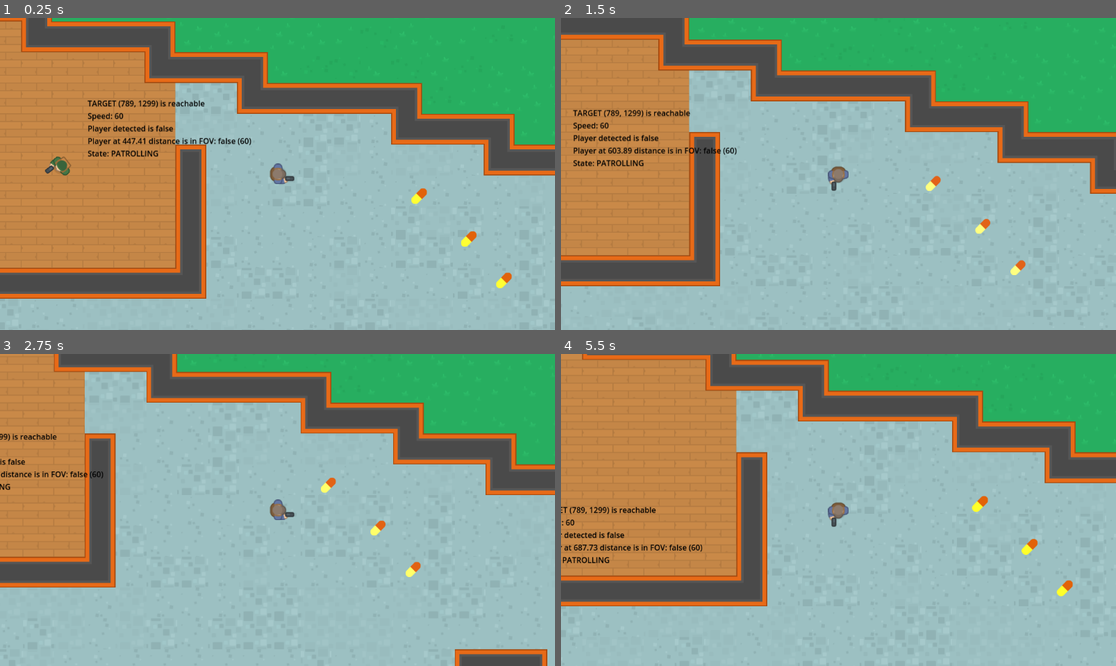
Above: before the commit, frames 1-4 (two rows, left to right).
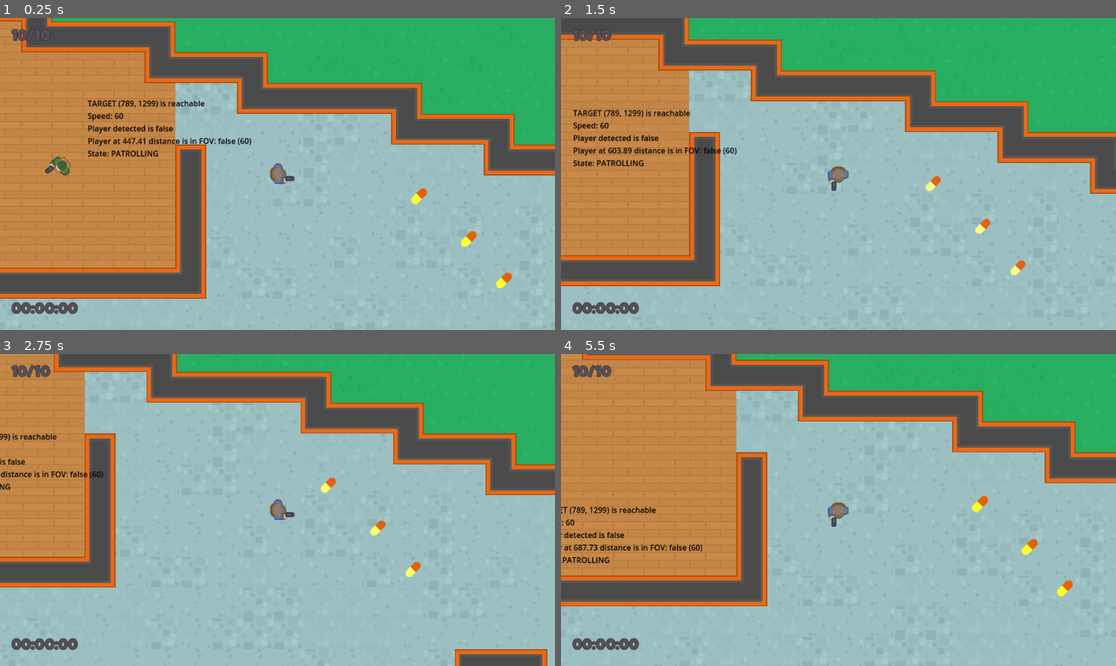
Above: after the commit, the same moments.

Repository: fj0lverkr/do-not-mind-me
Game: Godot game, scene res://scenes/level_map/level_map.tscn
Same seed, same stepped clock (60 frames per second), same inputs: the game is played once before the commit and once after it. Sound files missing from this copy of the repository are replaced by a short silence.
Inputs:
- Up to frame 1 (0.25 s): no input
- Up to frame 2 (1.5 s): hold D (right) 0.53-1.28 s; hold S (down) from 1.28 s (still down)
- Up to frame 3 (2.75 s): release S (down) at 2.03 s; hold D (right) from 2.03 s (still down)
- Up to frame 4 (5.5 s): release D (right) at 2.78 s; hold W (up) 2.78-3.53 s; hold A (left) 3.53-5.03 s; hold S (down) from 5.03 s (still down)

The runs differ from the first frame. In frame 1, 0.5% of the frame differs, in the area x 2-15%, y 3-95%; in frame 2, 0.5%; in frame 3, 0.6%; in frame 4, 0.6%.

Commit message:
Basic UI setup and hooked up game over conditions

Diff:
--- a/assets/lg_d_blue_32.tres
+++ b/assets/lg_d_blue_32.tres
@@ -1,10 +1,10 @@
 [gd_resource type="LabelSettings" load_steps=2 format=3 uid="uid://rqw8bae54mjb"]
 
-[ext_resource type="FontFile" uid="uid://dpqfxkyexagg0" path="res://assets/fonts/LuckiestGuy-Regular.ttf" id="1_g2vrt"]
+[ext_resource type="FontFile" uid="uid://dkkfk4sra13ad" path="res://assets/fonts/LuckiestGuy-Regular.ttf" id="1_g2vrt"]
 
 [resource]
 font = ExtResource("1_g2vrt")
 font_size = 32
-font_color = Color(0.0509804, 0.196078, 0.4, 1)
+font_color = Color(0.337255, 0.305882, 0.345098, 1)
 outline_size = 3
-outline_color = Color(0.0784314, 0.0784314, 0.372549, 1)
+outline_color = Color(0.145098, 0.14902, 0.152941, 1)
--- /dev/null
+++ b/assets/lg_ecru_64.tres
@@ -0,0 +1,10 @@
+[gd_resource type="LabelSettings" load_steps=2 format=3 uid="uid://cqwnyvkv5gmxq"]
+
+[ext_resource type="FontFile" uid="uid://dkkfk4sra13ad" path="res://assets/fonts/LuckiestGuy-Regular.ttf" id="1_57ouc"]
+
+[resource]
+font = ExtResource("1_57ouc")
+font_size = 64
+font_color = Color(0.74902, 0.705882, 0.560784, 1)
+outline_size = 6
+outline_color = Color(0.145098, 0.14902, 0.152941, 1)
--- a/assets/lg_l_green_48.tres
+++ b/assets/lg_l_green_48.tres
@@ -1,10 +1,10 @@
 [gd_resource type="LabelSettings" load_steps=2 format=3 uid="uid://kia12kj3mcg4"]
 
-[ext_resource type="FontFile" uid="uid://dpqfxkyexagg0" path="res://assets/fonts/LuckiestGuy-Regular.ttf" id="1_l61m6"]
+[ext_resource type="FontFile" uid="uid://dkkfk4sra13ad" path="res://assets/fonts/LuckiestGuy-Regular.ttf" id="1_l61m6"]
 
 [resource]
 font = ExtResource("1_l61m6")
 font_size = 48
-font_color = Color(0.309804, 0.72549, 0.0941176, 1)
+font_color = Color(0.94902, 0.937255, 0.913725, 1)
 outline_size = 6
-outline_color = Color(0.0784314, 0.0784314, 0.372549, 1)
+outline_color = Color(0.145098, 0.14902, 0.152941, 1)
--- /dev/null
+++ b/assets/lg_wenge_32.tres
@@ -0,0 +1,10 @@
+[gd_resource type="LabelSettings" load_steps=2 format=3 uid="uid://db1v5xdrewxnc"]
+
+[ext_resource type="FontFile" uid="uid://dkkfk4sra13ad" path="res://assets/fonts/LuckiestGuy-Regular.ttf" id="1_wlwgy"]
+
+[resource]
+font = ExtResource("1_wlwgy")
+font_size = 32
+font_color = Color(0.337255, 0.305882, 0.345098, 1)
+outline_size = 3
+outline_color = Color(0.145098, 0.14902, 0.152941, 1)
--- /dev/null
+++ b/assets/lg_white_48.tres
@@ -0,0 +1,10 @@
+[gd_resource type="LabelSettings" load_steps=2 format=3 uid="uid://dlk1gjod4scxd"]
+
+[ext_resource type="FontFile" uid="uid://dkkfk4sra13ad" path="res://assets/fonts/LuckiestGuy-Regular.ttf" id="1_ht2qj"]
+
+[resource]
+font = ExtResource("1_ht2qj")
+font_size = 48
+font_color = Color(0.94902, 0.937255, 0.913725, 1)
+outline_size = 6
+outline_color = Color(0.145098, 0.14902, 0.152941, 1)
--- a/scenes/bullet/bullet.gd
+++ b/scenes/bullet/bullet.gd
@@ -41,3 +41,5 @@
 
 func _on_body_entered(body: Node2D) -> void:
     _remove_bullet(not body is Player)
+    if body is Player:
+        SignalBus.on_exit.emit(false)
--- a/scenes/exit/exit.gd
+++ b/scenes/exit/exit.gd
@@ -17,4 +17,4 @@
 		return
 
 	set_deferred("monitoring", false)
-	SignalBus.on_exit.emit()
+	SignalBus.on_exit.emit(true)
--- /dev/null
+++ b/scenes/game_ui/game_ui.gd
@@ -0,0 +1,22 @@
+class_name GameUi
+extends Control
+
+@onready
+var _label_pickups: Label = $MC/LabelPickups
+@onready
+var _label_exit: Label = $MC/LabelExit
+@onready
+var _label_timer: Label = $MC/LabelTimer
+@onready
+var _game_over_rect: ColorRect = $GameOverRect
+@onready
+var _game_over_label: Label = $GameOverRect/Label
+
+
+func _ready() -> void:
+    SignalBus.on_exit.connect(_on_exit)
+
+
+func _on_exit(win: bool) -> void:
+    _game_over_label.text = "You win!" if win else "You died!"
+    _game_over_rect.show()
--- /dev/null
+++ b/scenes/game_ui/game_ui.tscn
@@ -0,0 +1,75 @@
+[gd_scene load_steps=5 format=3 uid="uid://dy6v1cfdcw0lk"]
+
+[ext_resource type="LabelSettings" uid="uid://db1v5xdrewxnc" path="res://assets/lg_wenge_32.tres" id="1_bqbs3"]
+[ext_resource type="Script" path="res://scenes/game_ui/game_ui.gd" id="1_nvhwp"]
+[ext_resource type="LabelSettings" uid="uid://dlk1gjod4scxd" path="res://assets/lg_white_48.tres" id="2_6jaj6"]
+[ext_resource type="LabelSettings" uid="uid://cqwnyvkv5gmxq" path="res://assets/lg_ecru_64.tres" id="3_jvh2w"]
+
+[node name="GameUI" type="Control"]
+layout_mode = 3
+anchors_preset = 15
+anchor_right = 1.0
+anchor_bottom = 1.0
+grow_horizontal = 2
+grow_vertical = 2
+script = ExtResource("1_nvhwp")
+
+[node name="MC" type="MarginContainer" parent="."]
+layout_mode = 1
+anchors_preset = 15
+anchor_right = 1.0
+anchor_bottom = 1.0
+grow_horizontal = 2
+grow_vertical = 2
+theme_override_constants/margin_left = 24
+theme_override_constants/margin_top = 24
+theme_override_constants/margin_right = 24
+theme_override_constants/margin_bottom = 24
+
+[node name="LabelPickups" type="Label" parent="MC"]
+layout_mode = 2
+size_flags_horizontal = 0
+size_flags_vertical = 0
+text = "10/10"
+label_settings = ExtResource("1_bqbs3")
+
+[node name="LabelExit" type="Label" parent="MC"]
+visible = false
+layout_mode = 2
+size_flags_horizontal = 8
+size_flags_vertical = 0
+text = "Get to the exit!"
+label_settings = ExtResource("2_6jaj6")
+
+[node name="LabelTimer" type="Label" parent="MC"]
+layout_mode = 2
+size_flags_horizontal = 0
+size_flags_vertical = 8
+text = "00:00:00"
+label_settings = ExtResource("1_bqbs3")
+
+[node name="GameOverRect" type="ColorRect" parent="."]
+visible = false
+layout_mode = 1
+anchors_preset = 15
+anchor_right = 1.0
+anchor_bottom = 1.0
+grow_horizontal = 2
+grow_vertical = 2
+color = Color(0.564706, 0.305882, 0.333333, 0.670588)
+
+[node name="Label" type="Label" parent="GameOverRect"]
+layout_mode = 1
+anchors_preset = 8
+anchor_left = 0.5
+anchor_top = 0.5
+anchor_right = 0.5
+anchor_bottom = 0.5
+offset_left = -20.0
+offset_top = -11.5
+offset_right = 20.0
+offset_bottom = 11.5
+grow_horizontal = 2
+grow_vertical = 2
+text = "Game Over!"
+label_settings = ExtResource("3_jvh2w")
--- a/scenes/level_map/level_map.gd
+++ b/scenes/level_map/level_map.gd
@@ -25,5 +25,5 @@
 	_exit.activate()
 
 
-func _on_exit() -> void:
-	print("exit level")
+func _on_exit(_w: bool) -> void:
+	get_tree().paused = true
--- a/scenes/level_map/level_map.tscn
+++ b/scenes/level_map/level_map.tscn
@@ -8,6 +8,7 @@
 [ext_resource type="PackedScene" uid="uid://bhoijn5rfaim2" path="res://scenes/pickup/pickup.tscn" id="5_746j6"]
 [ext_resource type="PackedScene" uid="uid://dxhq8a4r1v4y8" path="res://scenes/exit/exit.tscn" id="7_t6fco"]
 [ext_resource type="PackedScene" uid="uid://ss036b3v3gy6" path="res://scenes/pointer/pointer.tscn" id="8_f3aj7"]
+[ext_resource type="PackedScene" uid="uid://dy6v1cfdcw0lk" path="res://scenes/game_ui/game_ui.tscn" id="9_d05e2"]
 
 [sub_resource type="NavigationPolygon" id="NavigationPolygon_vr77x"]
 vertices = PackedVector2Array(1436.45, 1496.85, 1487.76, 1418.17, 1374.04, 1971.94, 1434.55, 1379.07, 1175.92, 716.773, …(870 unchanged characters)…
@@ -23,6 +24,10 @@
 
 [node name="LevelMap" type="Node2D"]
 script = ExtResource("1_1q1k7")
+
+[node name="CanvasLayer" type="CanvasLayer" parent="."]
+
+[node name="GameUI" parent="CanvasLayer" instance=ExtResource("9_d05e2")]
 
 [node name="Tiles" type="Node2D" parent="."]
 
--- a/scenes/player/player.gd
+++ b/scenes/player/player.gd
@@ -3,10 +3,6 @@
 
 @export
 var _speed: float = 130.0
-
-
-func _ready() -> void:
-    pass
 
 
 func _physics_process(_delta: float) -> void:
--- a/scenes/pointer/pointer.gd
+++ b/scenes/pointer/pointer.gd
@@ -34,6 +34,6 @@
 	look_at(point_to.global_position)
 
 
-func _on_exit() -> void:
+func _on_exit(_w: bool) -> void:
 	hide()
 	set_process(false)
--- a/singletons/signal_bus.gd
+++ b/singletons/signal_bus.gd
@@ -2,4 +2,4 @@
 
 signal on_pickup_taken
 signal on_request_exit
-signal on_exit
+signal on_exit(win: bool)
Not shown: 1 places in scenes/level_map/level_map.tscn that only renumber resources
